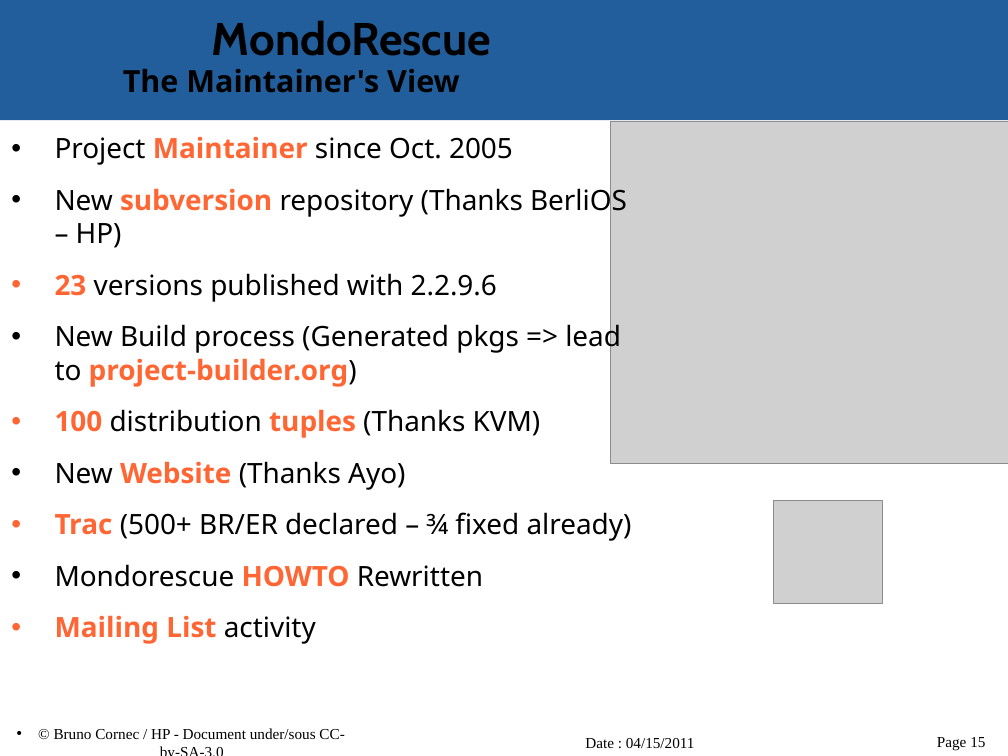
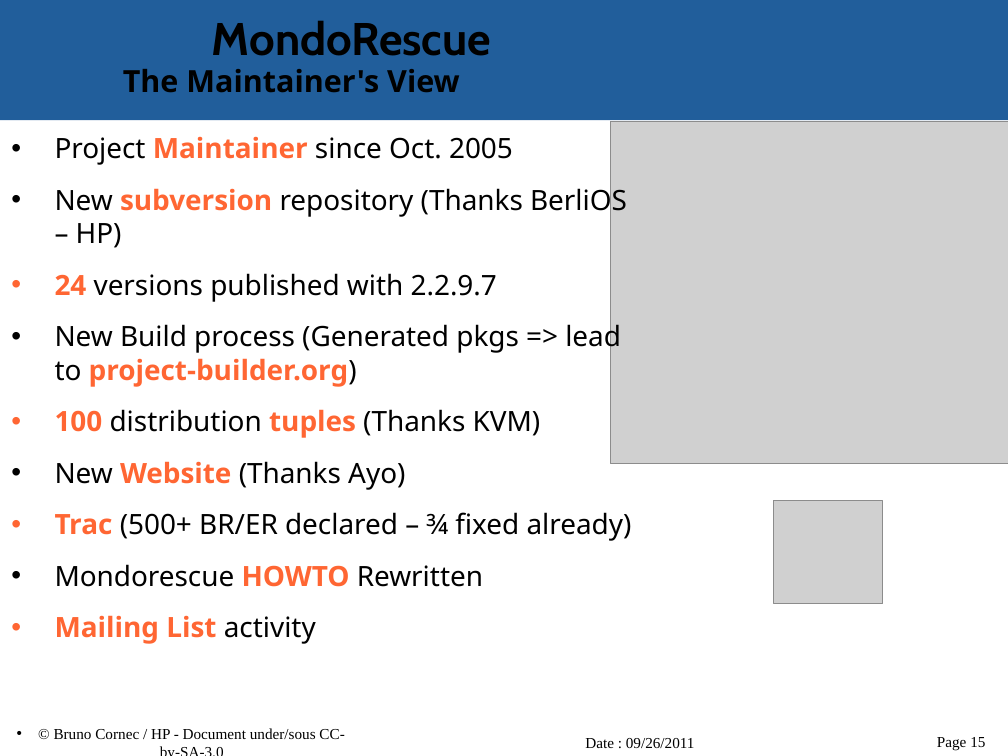
Before and after one commit to vir/mondo-rescue, a slide deck: slide 15 of mondo-doc/mondo-presentation.odp. Drawn at 1008x756 pixels with LibreOffice and Linux fonts; fonts in the diff are those of the drawing; grey boxes stand for pictures; background and template pictures are left out. Boxes give left, top, right and bottom in pixels: in the first picture for what was removed or moved away, otherwise in the second. Text is boxed around its words. In the diff, an @@ line names an element or a change of style, - is before the commit and + after.

```diff
--- a/mondo-doc/mondo-presentation.odp
+++ b/mondo-doc/mondo-presentation.odp
@@ text at box(55, 273, 497, 302): text changed @@
-• 23 versions published with 2.2.9.6
+• 24 versions published with 2.2.9.7
@@ text at box(585, 738, 695, 748): text changed @@
-Date : 04/15/2011
+Date : 09/26/2011
```
Also in this commit, not shown: 25 other slides changed.
